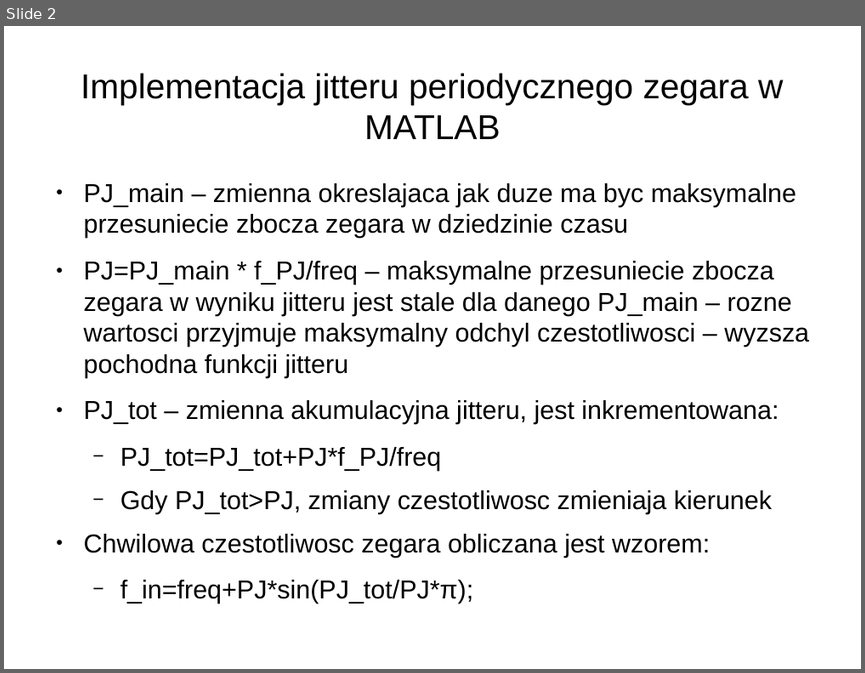
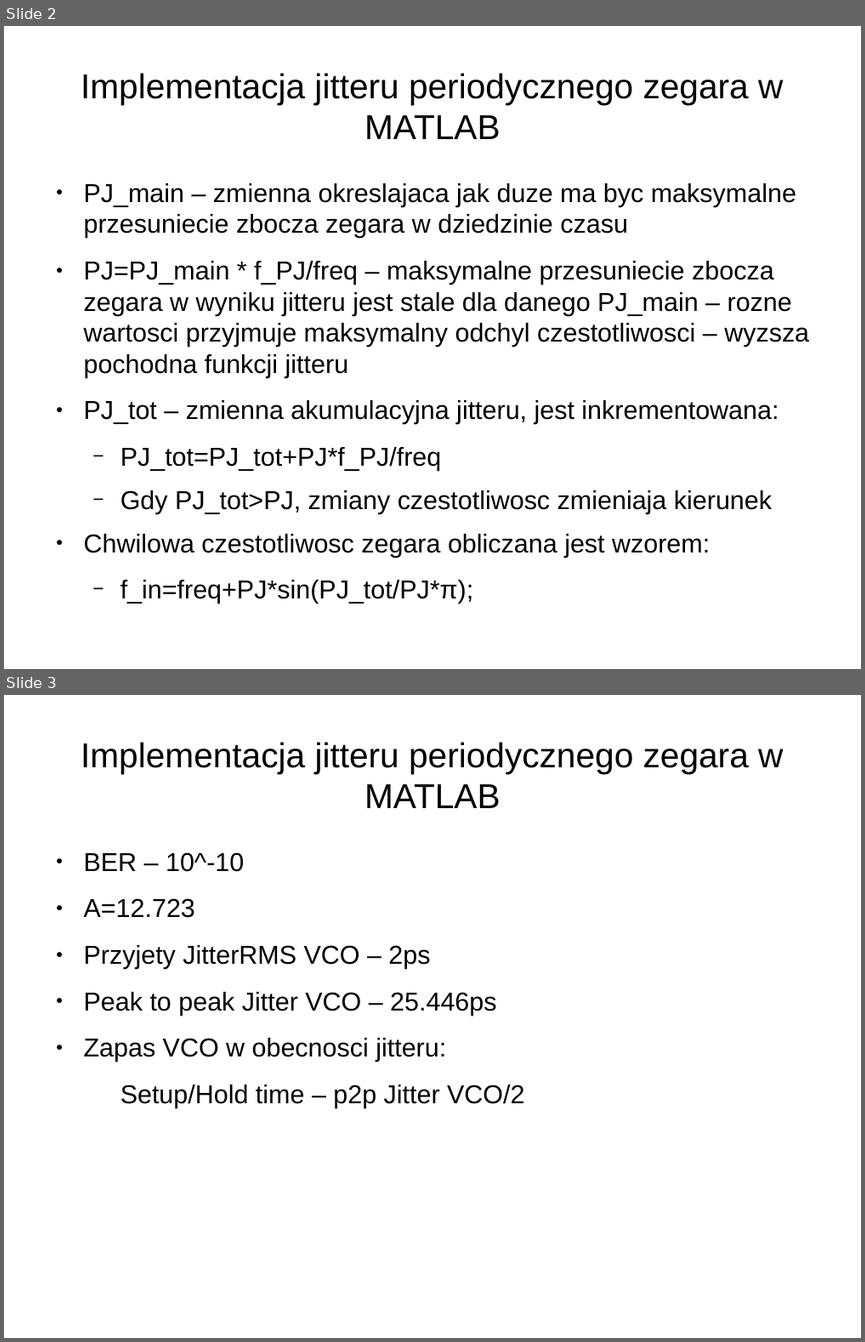
Before and after one commit to joannabp/ProjektSynopsys, a slide deck: Untitled 2.odp. Shown one above the other, each under a label of ours: slide 2 before the commit, slides 2 and 3 after it. The pictures are 865x673 and 865x1342 pixels, drawn with LibreOffice and Linux fonts; fonts in the diff are those of the drawing. Boxes give left, top, right and bottom in pixels: in the first picture for what was removed or moved away, otherwise in the second. Text is boxed around its words. In the diff, an @@ line names an element or a change of style, - is before the commit and + after.

```diff
--- a/Untitled 2.odp
+++ b/Untitled 2.odp
@@ slide 3 added at (4,695,861,1338), background #FFFFFF @@
@@ title added at (80,742,783,808), 32 pt, text #000000 @@
+Implementacja jitteru periodycznego zegara w MATLAB
@@ text added at (84,852,524,1108), 24 pt, text #000000 @@
+● BER – 10^-10
+● A=12.723
+● Przyjety JitterRMS VCO – 2ps
+● Peak to peak Jitter VCO – 25.446ps
+● Zapas VCO w obecnosci jitteru:
+  Setup/Hold time – p2p Jitter VCO/2
```
Also in this commit, not shown: 3 other slides added, 1 other file.
